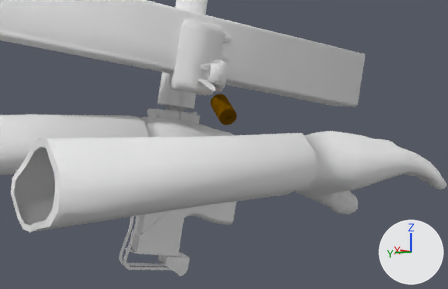
An edit to the Blender file Joshua-Boo-Boos Mac-10 Mod/Mac-10 Backup.blend, drawn before and after from the same camera.
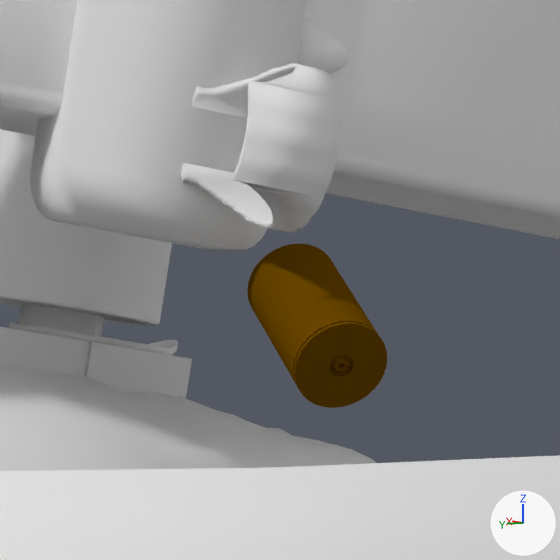
Each version appears first from a camera (50 mm lens) standing at (-6.87, 4.53, -0.04) and looking at (4.79, -3.18, -1.32), and next in a close-up on the part from 37% to 60% of the width and 17% to 53% of the height. Arrows for +X, +Y and +Z are at lower right; the lights stay in place.

The scene before the commit, as lines of its bpy script (objects in view):
```python
me_circle_001 = bpy.data.meshes.new('Circle.001')
me_circle_001.from_pydata(...)  # 416 vertices, 385 faces; spans x -0.225..0.225, y -0.2..0.2, z -0.125..0.125
me_circle_001.materials.append(mat_brass)  # its picture is missing
me_cube_005 = bpy.data.meshes.new('Cube.005')
me_cube_005.from_pydata(...)  # 294 vertices, 558 faces; spans x -0.3..0.3, y -0.41..0.41, z -1.83..1.83
me_cube_005.materials.append(mat_gunmetal)  # its picture is missing
me_mesh_001 = bpy.data.meshes.new('Mesh.001')
me_mesh_001.from_pydata(...)  # 1034 vertices, 1840 faces; spans x -3.85..3.85, y -3.94..3.94, z -0.86..0.86
me_mesh_001.materials.append(mat_carbon_fiber)  # its picture is missing
ob_bullet = bpy.data.objects.new('Bullet', me_circle_001)
ob_bullet.location = (4.855, -3.21, -0.531)
ob_bullet.rotation_euler = (-1.166, -1.052, -0.417)  # degrees (-67, -60, -24)
ob_bullet.scale = (1.81, 1.81, 1.81)
ob_hands_001 = bpy.data.objects.new('Hands.001', me_mesh_001)
ob_hands_001.location = (3.318, -0.86, -1.466)
ob_hands_001.rotation_euler = (0.0, 0.0, -1.571)  # degrees (0, 0, -90)
ob_magazine = bpy.data.objects.new('Magazine', me_cube_005)
ob_magazine.location = (5.808, -2.859, 0.944)
ob_magazine.rotation_euler = (-0.339, -1.369, -1.284)  # degrees (-19, -78, -74)
ob_magazine.scale = (2.54, 2.54, 2.54)
# also in view: 'Mac-10' at (7.04, -3.28, -0.33); 'Bolt' at (5.34, -2.8, 0.63); 'Charging Handle' at (4.83, -2.91, 0.21)
```
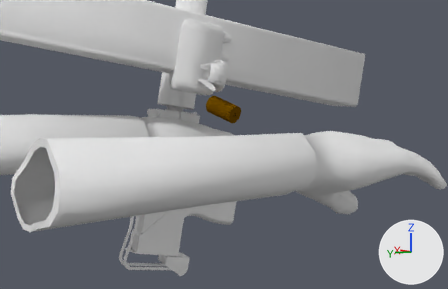
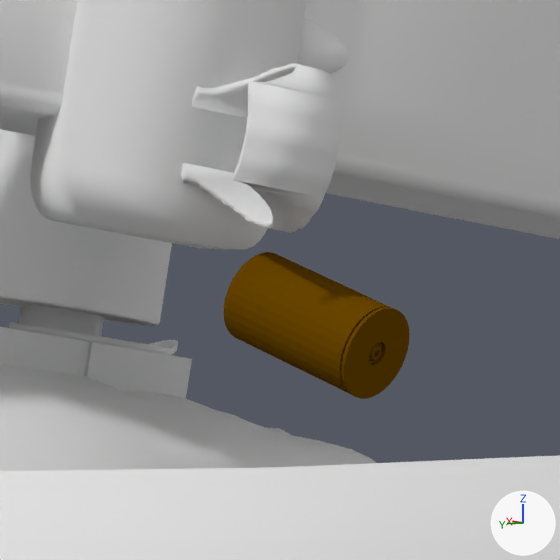
Commit message: I updated the Mac-10.

Boxes [x1, y1, x2, y2] around the edits, measured in the close-ups (560 x 560 px):
'Bullet', turned: before [247, 243, 387, 408]; after [224, 252, 410, 399]

Patch to the scene script:
```diff
--- a/Joshua-Boo-Boos Mac-10 Mod/Mac-10 Backup.blend.py
+++ b/Joshua-Boo-Boos Mac-10 Mod/Mac-10 Backup.blend.py
@@ ob_bullet @@
 ob_bullet.location = (4.855, -3.21, -0.531)
-ob_bullet.rotation_euler = (-1.166, -1.052, -0.417)  # degrees (-67, -60, -24)
+ob_bullet.rotation_euler = (-0.106, -0.545, -0.319)  # degrees (-6.1, -31, -18)
 ob_bullet.scale = (1.81, 1.81, 1.81)
```
